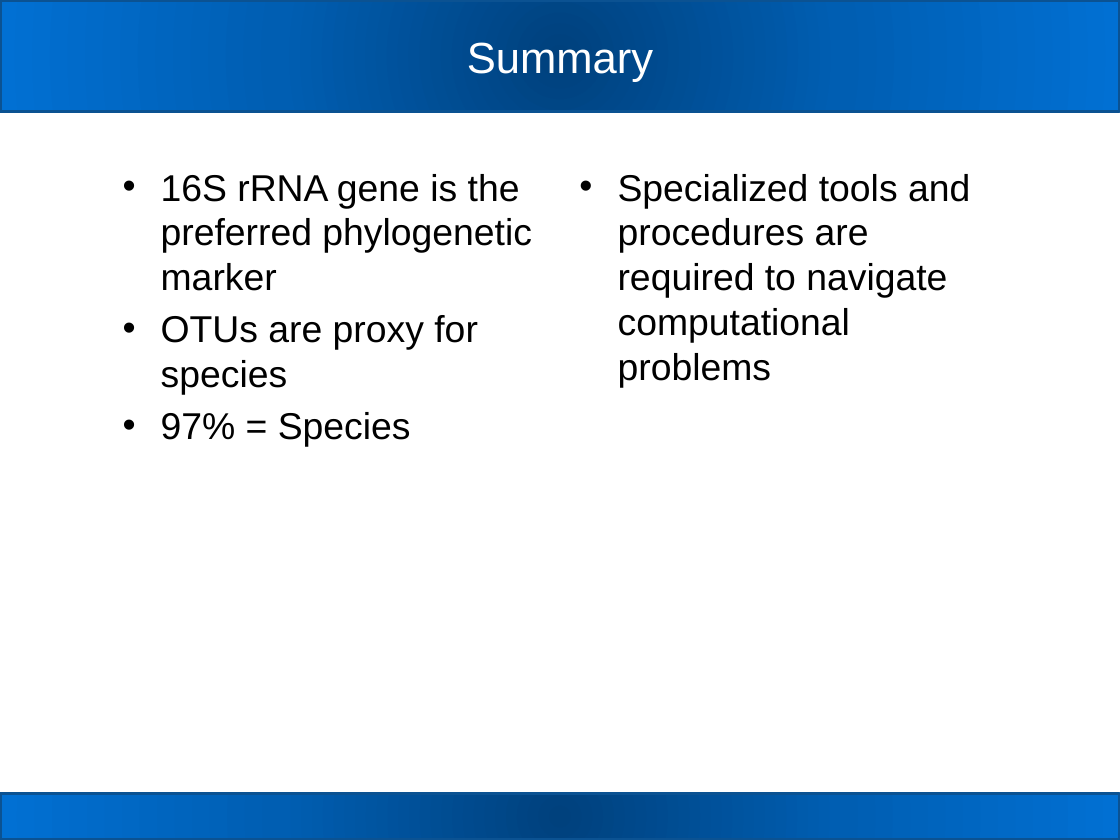
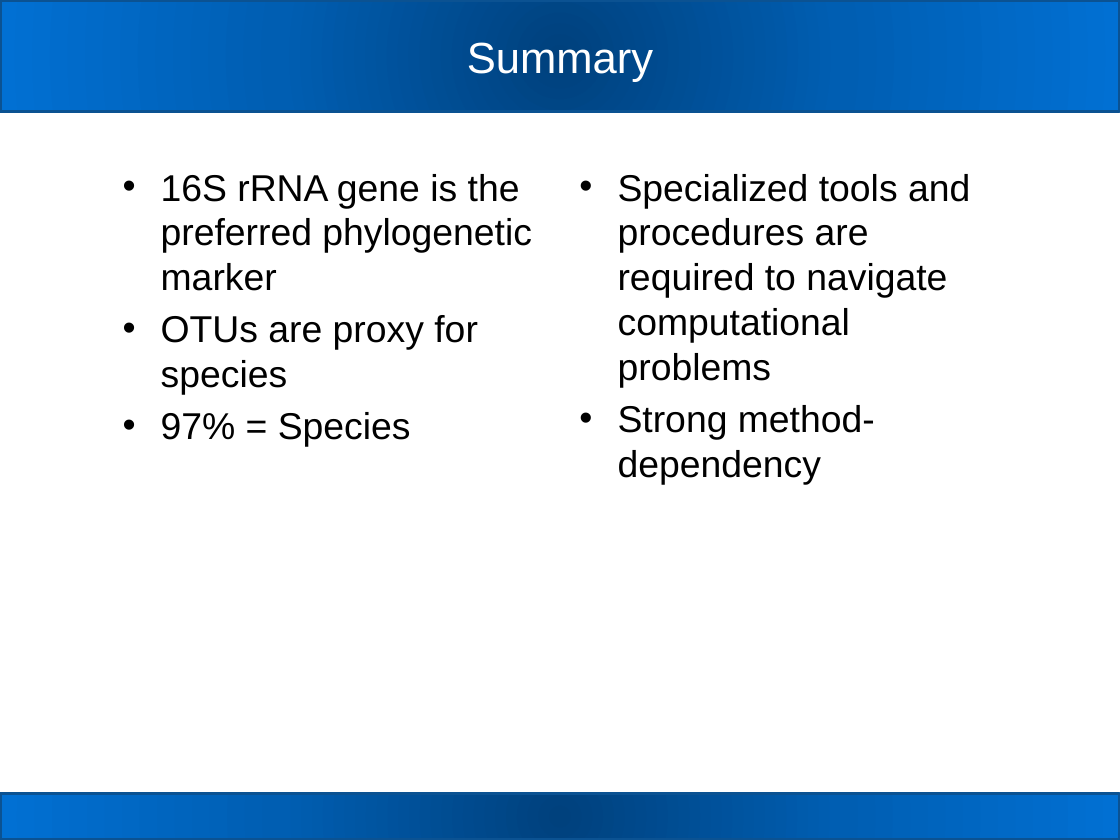
Before and after one commit to carden24/MIC506-Workshop, a slide deck: slide 25 of W2_16S_analysis.pptx (slide 24 before the commit). Drawn at 1120x840 pixels with LibreOffice and Linux fonts; fonts in the diff are those of the drawing. Boxes give left, top, right and bottom in pixels: in the first picture for what was removed or moved away, otherwise in the second. Text is boxed around its words. In the diff, an @@ line names an element or a change of style, - is before the commit and + after.

```diff
--- a/W2_16S_analysis.pptx
+++ b/W2_16S_analysis.pptx
@@ text at [618,405,875,485]: paragraph added @@
+• Strong method-dependency
```
Also in this commit, not shown: 3 other slides changed, 1 slide added.
